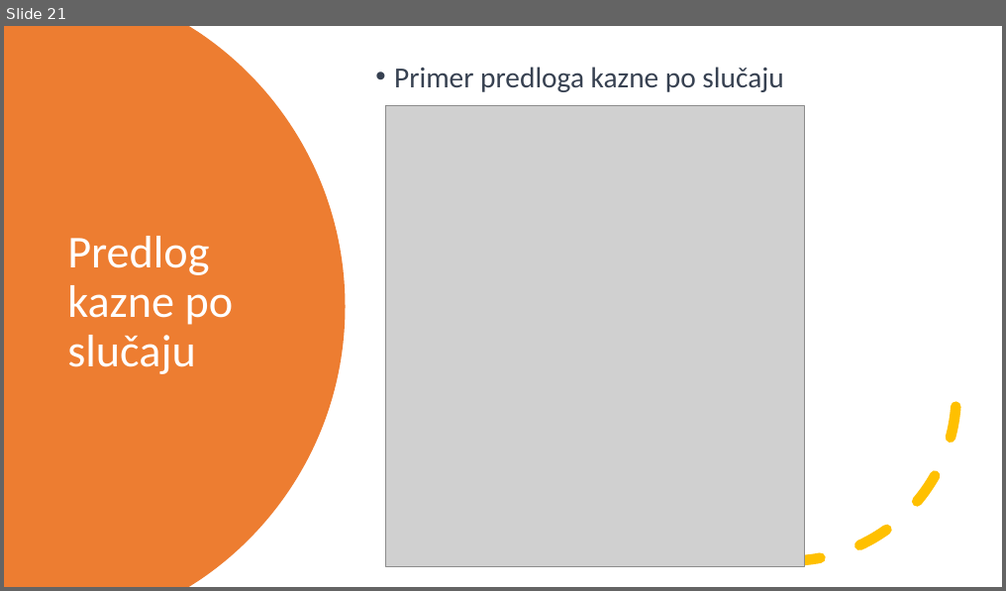
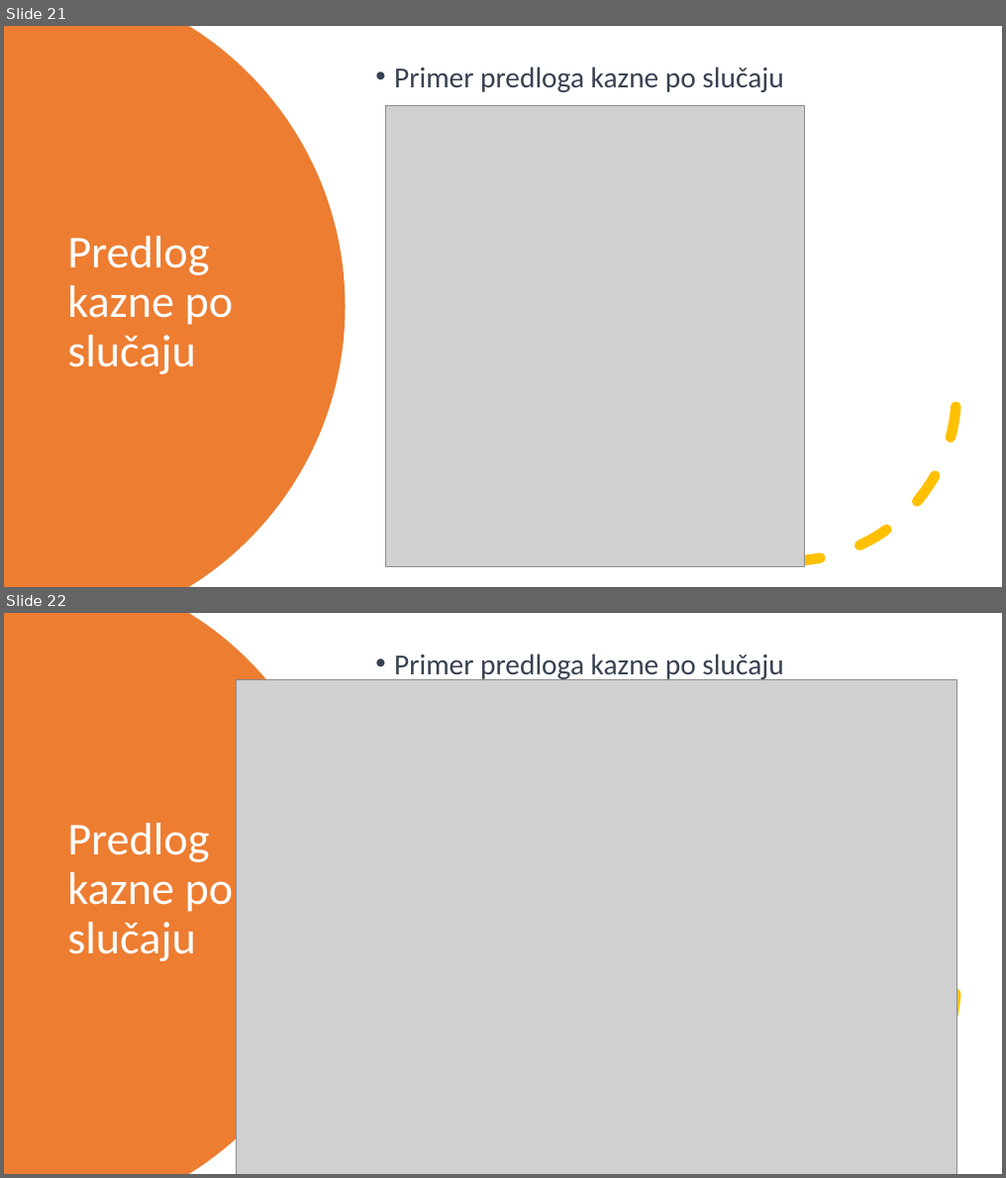
Before and after one commit to BorislavGajic/Pravna_informatika, a slide deck: prezentacija.pptx. Shown one above the other, each under a label of ours: slide 21 before the commit, slides 21 and 22 after it. The pictures are 1006x591 and 1006x1178 pixels, drawn with LibreOffice and Linux fonts; fonts in the diff are those of the drawing; grey boxes stand for pictures. Boxes give left, top, right and bottom in pixels: in the first picture for what was removed or moved away, otherwise in the second. Text is boxed around its words. In the diff, an @@ line names an element or a change of style, - is before the commit and + after.

Commit message:
prez v2

```diff
--- a/prezentacija.pptx
+++ b/prezentacija.pptx
@@ slide 22 added at (x1=4, y1=613, x2=1002, y2=1174), background #FFFFFF @@
@@ freeform shape added at (x1=4, y1=613, x2=346, y2=1174), fill #ED7D31 @@
@@ text added at (x1=394, y1=654, x2=783, y2=681), 28 pt, text #374151 @@
+• Primer predloga kazne po slučaju
@@ picture added at (x1=236, y1=679, x2=957, y2=1174) @@
@@ arc (boxed as its full ellipse) added at (x1=623, y1=814, x2=957, y2=1149), outline #FFC000 10 pt dashed @@
@@ title added at (x1=67, y1=823, x2=234, y2=961), 44 pt, text #FFFFFF @@
+Predlog kazne po slučaju
```
